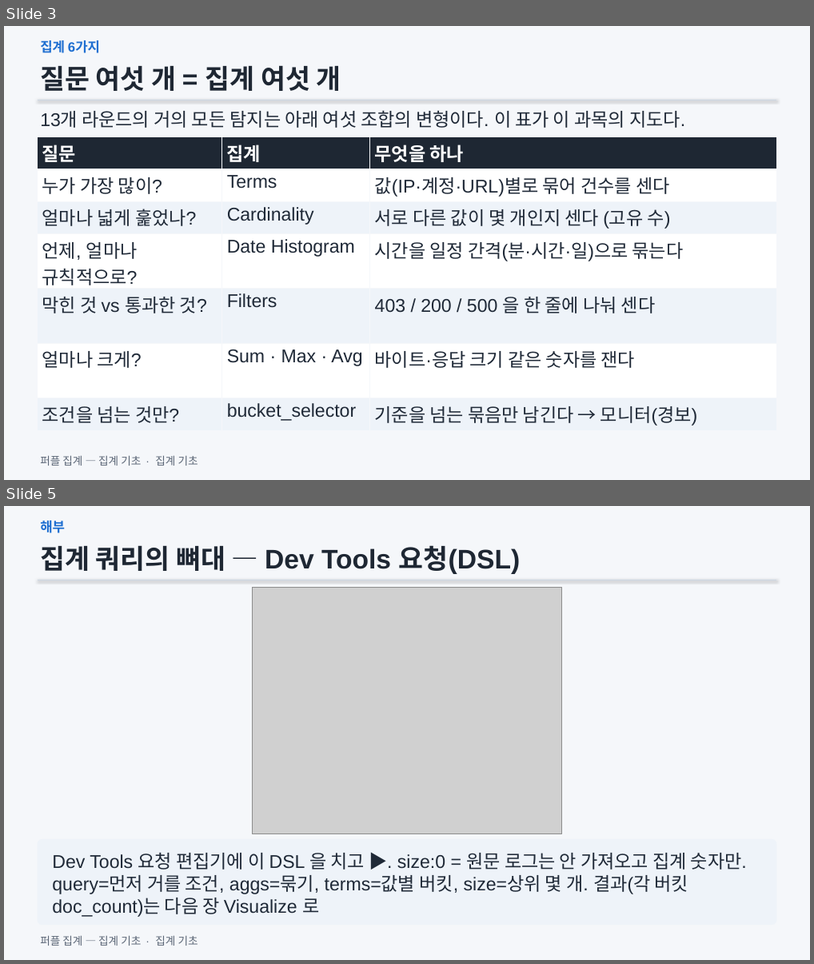
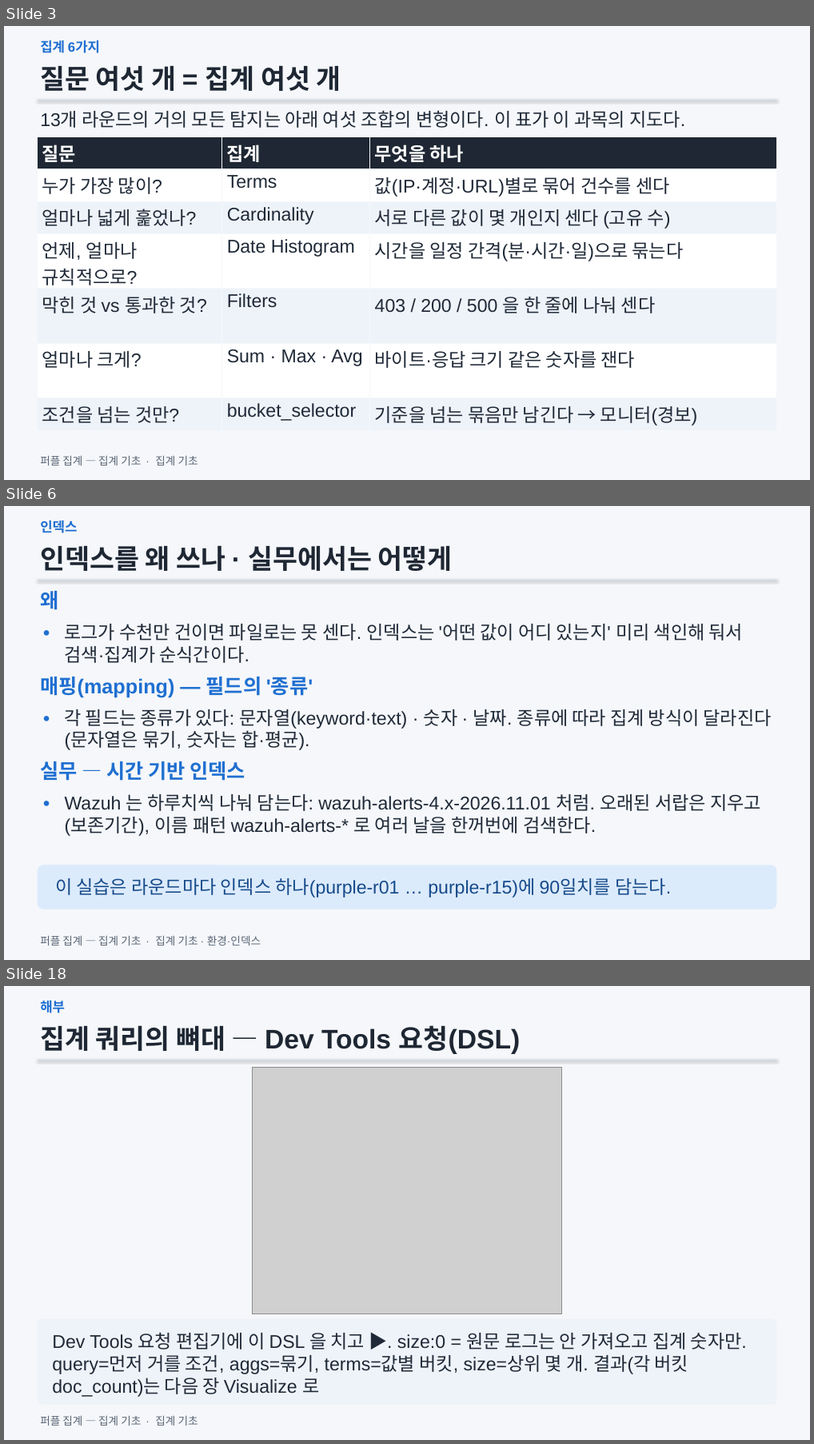
Before and after one commit to mrgrit/hack_ir_with_wazuh, a slide deck: slides/Module02_집계기초.pptx. Shown one above the other, each under a label of ours: slides 3 and 5 before the commit, slides 3, 6 and 18 after it; the slides between them are not shown. The pictures are 814x964 and 814x1444 pixels, drawn with LibreOffice and Linux fonts; fonts in the diff are those of the drawing; grey boxes stand for pictures. Boxes give left, top, right and bottom in pixels: in the first picture for what was removed or moved away, otherwise in the second. Text is boxed around its words. In the diff, an @@ line names an element or a change of style, - is before the commit and + after.

```diff
--- a/slides/Module02_집계기초.pptx
+++ b/slides/Module02_집계기초.pptx
@@ slide 6 added at bbox=[4, 506, 810, 960], background #F5F7FA @@
@@ text added at bbox=[40, 520, 77, 533], 16 pt, text #1F6FD1, bold @@
+인덱스
@@ text added at bbox=[40, 545, 453, 571], 32 pt, text #1E2733, bold @@
+인덱스를 왜 쓰나 · 실무에서는 어떻게
@@ line added from (38, 580) to (777, 580), #CBD5E1 1.25 pt @@
@@ text added at bbox=[40, 591, 58, 610], 24 pt, text #1F6FD1, bold @@
+왜
@@ text added at bbox=[40, 619, 65, 641], 22 pt, text #1F6FD1, bold @@
+•
@@ text added at bbox=[65, 624, 743, 663], 22 pt, text #1F2937 @@
+로그가 수천만 건이면 파일로는 못 센다. 인덱스는 '어떤 값이 어디 있는지' 미리 색인해 둬서 검색·집계가 순식간이다.
@@ text added at bbox=[40, 676, 313, 698], 24 pt, text #1F6FD1, bold @@
+매핑(mapping) — 필드의 '종류'
@@ text added at bbox=[40, 704, 65, 727], 22 pt, text #1F6FD1, bold @@
+•
@@ text added at bbox=[65, 709, 772, 750], 22 pt, text #1F2937 @@
+각 필드는 종류가 있다: 문자열(keyword·text) · 숫자 · 날짜. 종류에 따라 집계 방식이 달라진다(문자열은 묶기, 숫자는 합·평균).
@@ text added at bbox=[40, 761, 246, 780], 24 pt, text #1F6FD1, bold @@
+실무 — 시간 기반 인덱스
@@ text added at bbox=[40, 790, 65, 812], 22 pt, text #1F6FD1, bold @@
+•
@@ text added at bbox=[65, 794, 762, 836], 22 pt, text #1F2937 @@
+Wazuh 는 하루치씩 나눠 담는다: wazuh-alerts-4.x-2026.11.01 처럼. 오래된 서랍은 지우고(보존기간), 이름 패턴 wazuh-alerts-* 로 여러 날을 한꺼번에 검색한다.
@@ rounded rectangle added at bbox=[38, 864, 777, 909], fill #DCEBFC @@
@@ text added at bbox=[55, 878, 671, 897], 22 pt, text #164A8A @@
+이 실습은 라운드마다 인덱스 하나(purple-r01 … purple-r15)에 90일치를 담는다.
@@ text added at bbox=[40, 935, 261, 945], 13 pt, text #5B6676 @@
+퍼플 집계 — 집계 기초 · 집계 기초 · 환경·인덱스
@@ what was slide 5 is now slide 18 @@
```
Also in this commit, not shown: 1 slide changed, 12 other slides added, 3 other files.
